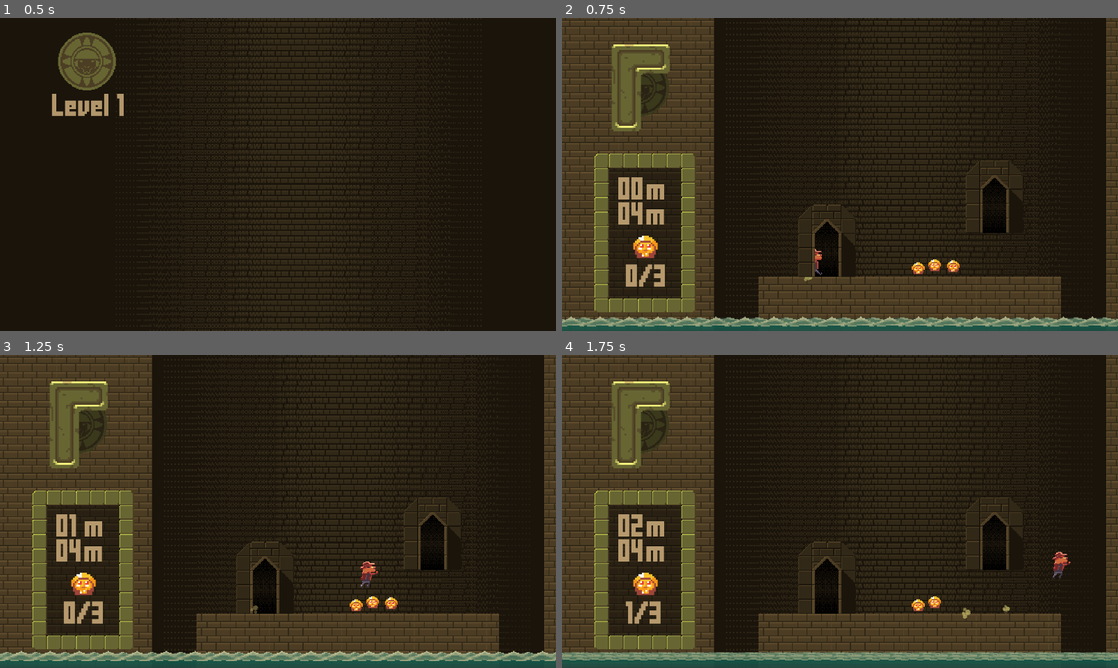
Above: before the commit, frames 1-4 (two rows, left to right).
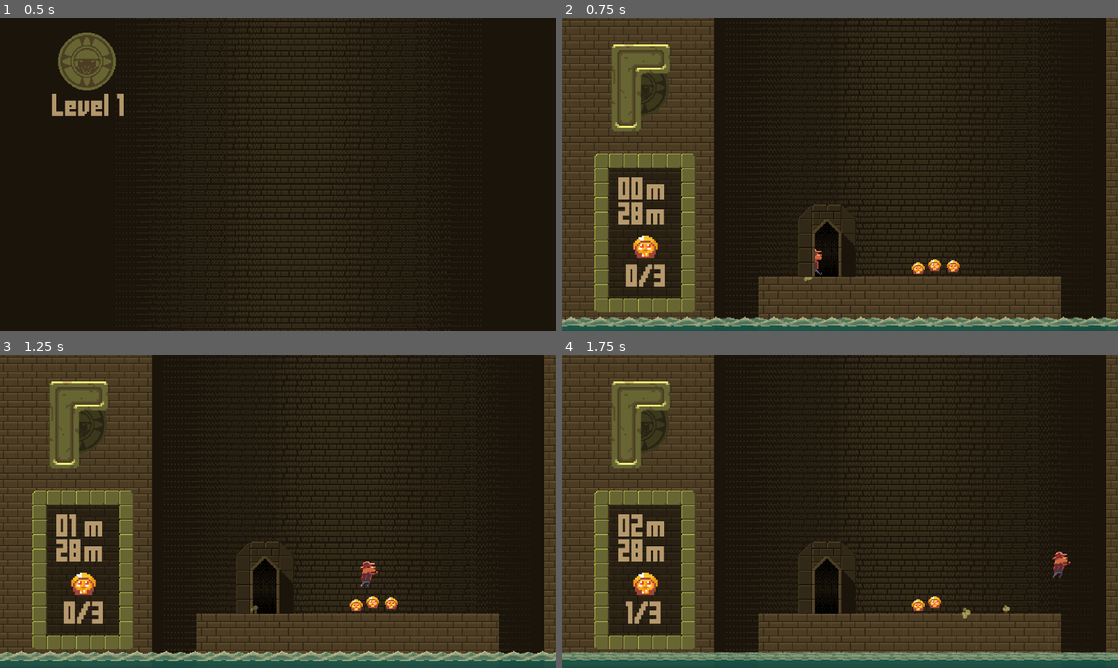
Above: after the commit, the same moments.

Repository: The-First-Pancake/gmtk-game-jam-2024
Game: Godot game, scene res://Levels/LevelSelect.tscn
The game is run twice, just before and just after one commit, with the same random seed, the same clock (stepped at 60 frames per second) and the same inputs. The engine's default icon, where the game draws it, is replaced by a stand-in: a white triangle on a blue panel in a dark square.
Inputs (mouse positions are in pixels of both pictures, inside the frame that each line leads up to):
- Up to frame 1 (0.5 s): no input
- Up to frame 2 (0.75 s): tap Enter at 0.5 s; move the mouse to (650, 61) at 0.52 s; hold Right (move_right) from 0.53 s (still down); click (650, 61) at 0.6 s
- Up to frame 3 (1.25 s): keep holding Right (move_right); tap Space (jump) at 0.77 s
- Up to frame 4 (1.75 s): keep holding Right (move_right); move the mouse to (639, 423) at 1.27 s; right-click (639, 423) at 1.35 s; click (639, 423) at 1.42 s; tap Space (jump) at 1.52 s

Frame 1 is identical in both runs. In frame 2, 0.7% of the frame differs, in the area x 10-83%, y 45-69%; in frame 3, 0.7%; in frame 4, 0.7%.

Commit message:
Fix placeables in script

Diff:
--- a/Levels/World1/temple_1_intro.tscn
+++ b/Levels/World1/temple_1_intro.tscn
@@ -1,8 +1,15 @@
-[gd_scene load_steps=2 format=3 uid="uid://dbg7ybfkkk4eo"]
+[gd_scene load_steps=3 format=3 uid="uid://dbg7ybfkkk4eo"]
 
 [ext_resource type="PackedScene" uid="uid://6dd2cbybvcqg" path="res://Levels/Template Level.tscn" id="1_kgcef"]
+[ext_resource type="PackedScene" uid="uid://bdyf8npx3i7xk" path="res://Prefabs/Blocks/2x2-Piece.tscn" id="2_a3p81"]
 
 [node name="Template Level" instance=ExtResource("1_kgcef")]
 
+[node name="Exit Door" parent="." index="1"]
+position = Vector2(1368, -429)
+
 [node name="BlockSpawner" parent="Camera2D" index="1"]
 spawn_object_probability = 0.0
+
+[node name="2x2 Piiece" parent="." index="16" instance=ExtResource("2_a3p81")]
+position = Vector2(1366, -215)
--- a/Scripts/Placeable.gd
+++ b/Scripts/Placeable.gd
@@ -17,7 +17,6 @@
 
 func _ready() -> void:
 	hold_point_generator = $HoldPointGenerator
-	enter_queued()
 
 func _physics_process(delta: float) -> void:
 	if (state == PlaceState.PLACING):
